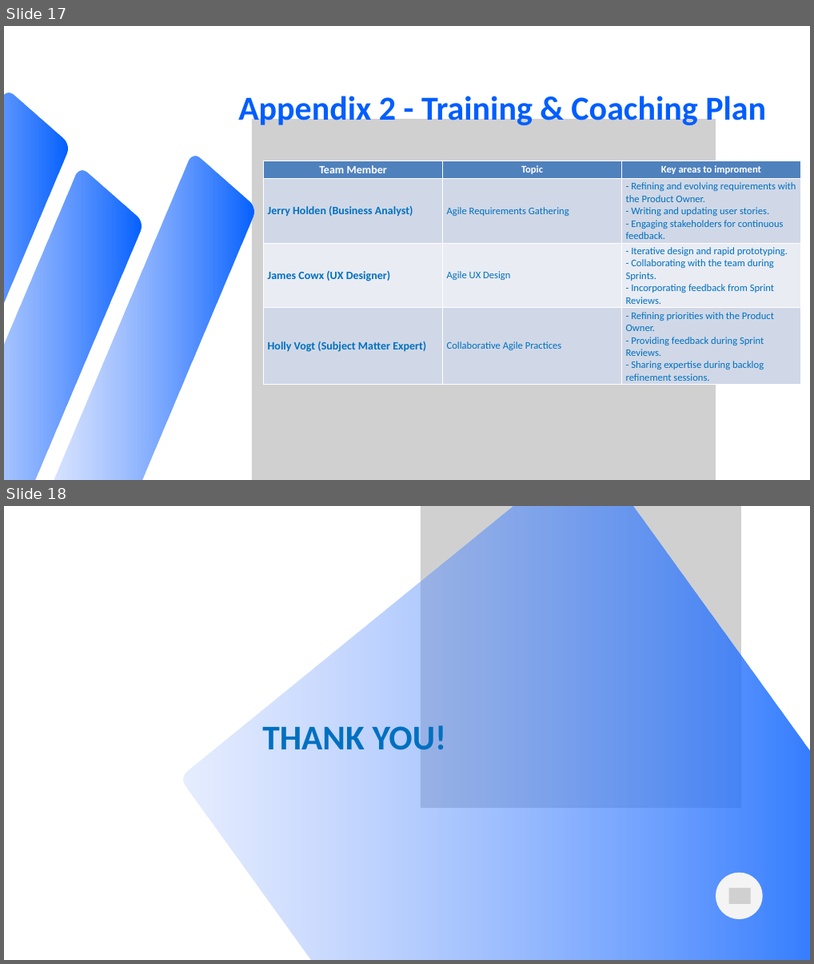
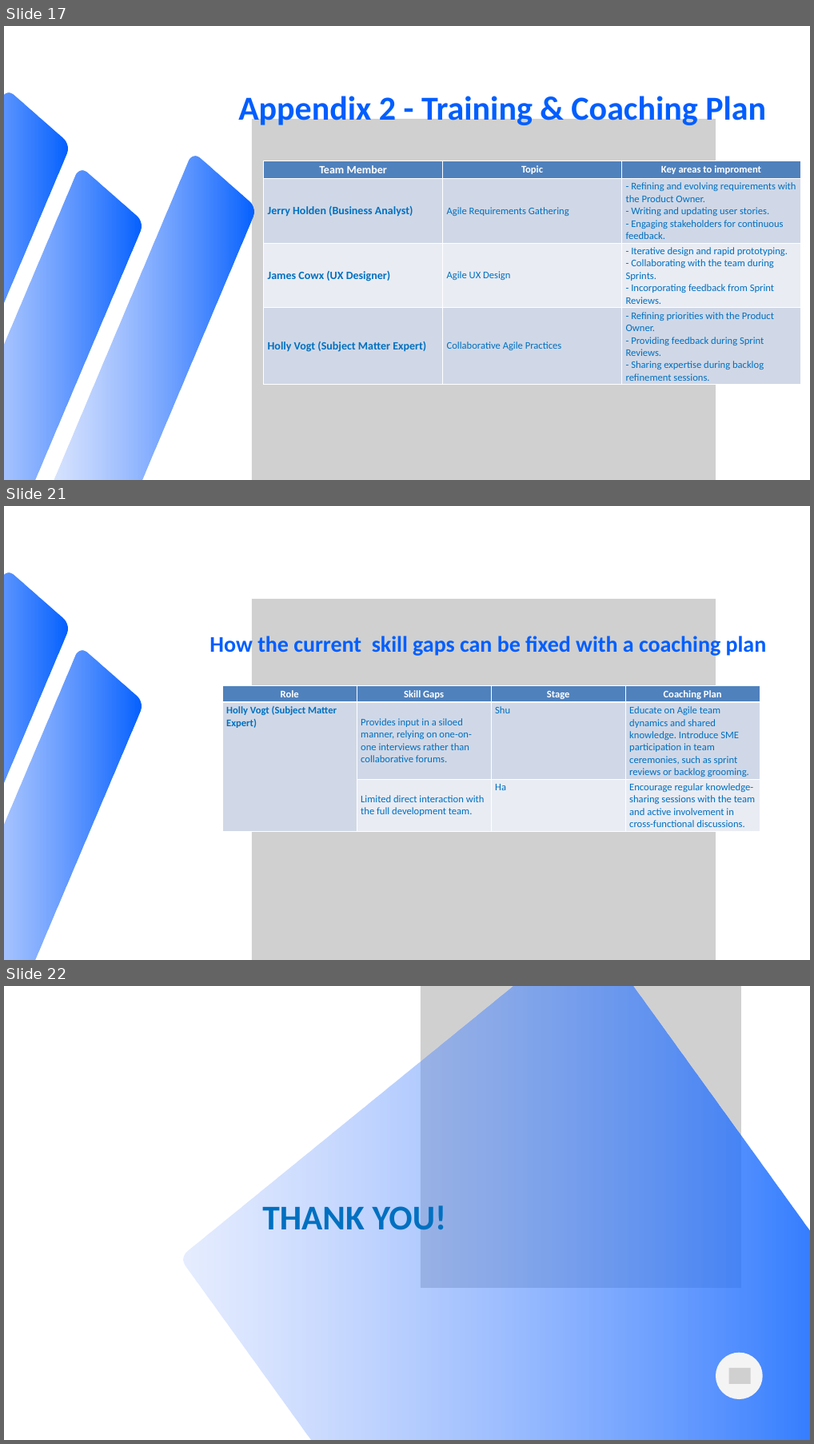
Before and after one commit to hailong17/Agile_Software_Development_UDACITY, a slide deck: Foundation/Submit/Onboarding the team.pptx. Shown one above the other, each under a label of ours: slides 17 and 18 before the commit, slides 17, 21 and 22 after it; the slides between them are not shown. The pictures are 814x964 and 814x1444 pixels, drawn with LibreOffice and Linux fonts; fonts in the diff are those of the drawing; grey boxes stand for pictures. Boxes give left, top, right and bottom in pixels: in the first picture for what was removed or moved away, otherwise in the second. Text is boxed around its words. In the diff, an @@ line names an element or a change of style, - is before the commit and + after.

```diff
--- a/Foundation/Submit/Onboarding the team.pptx
+++ b/Foundation/Submit/Onboarding the team.pptx
@@ slide 21 added at (4, 506, 810, 960), background #FFFFFF @@
@@ freeform shape added at (4, 571, 80, 960), fill gradient #82A5FF to #005EFF @@
@@ picture added at (252, 599, 716, 960) @@
@@ freeform shape added at (4, 648, 154, 960), fill gradient #82A5FF to #005EFF @@
@@ text added at (210, 633, 767, 657), 40 pt, text #005EFF, bold @@
+How the current skill gaps can be fixed with a coaching plan
@@ table added at (222, 686, 759, 832), 3 rows, 4 columns @@
+Role | Skill Gaps | Stage | Coaching Plan
+Holly Vogt (Subject Matter Expert) | Provides input in a siloed manner, relying on one-on-one interviews rather than collaborative forums. | Shu | Educate on Agile team dynamics and shared knowledge. Introduce SME participation in team ceremonies, such as sprint reviews or backlog grooming.
+ | Limited direct interaction with the full development team. | Ha | Encourage regular knowledge-sharing sessions with the team and active involvement in cross-functional discussions.
@@ what was slide 18 is now slide 22 @@
```
Also in this commit, not shown: 1 slide changed, 3 other slides added, 2 other files.
